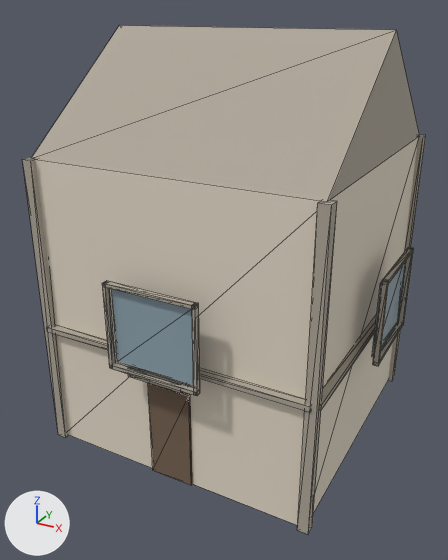
The glTF model public/buildings/lot_1x1.glb as it was, and as the next commit left it.
Camera for both pictures: a 50 mm lens placed at (9.73, -9.34, 9.89), pointed at (3.09, 2.72, 3.86). Every picture has the same lights, and +X, +Y and +Z are marked at lower left. The older version comes first. Mesh edges are drawn as thin lines. Vertices at exactly the same position are counted once.

In view in the first picture: 'lot_1x1'.
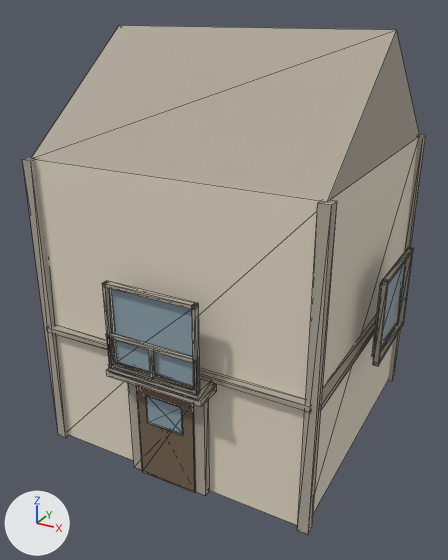
Boxes [x1, y1, x2, y2] around the edits, measured in the pictures (448 x 560 px):
part 1 of me_lot_1x1, added
    after: [128, 383, 210, 496]
part 2 of me_lot_1x1, added
    after: [106, 368, 217, 407]
part 3 of me_lot_1x1, added
    after: [108, 358, 214, 401]
part 4 of me_lot_1x1, added
    after: [106, 333, 200, 364]
part 5 of me_lot_1x1, added
    after: [149, 350, 155, 378]
part 6 of me_lot_1x1, added
    after: [194, 363, 199, 392]
part 7 of me_lot_1x1, added (brown)
    after: [136, 385, 196, 493]
part 8 of me_lot_1x1, added
    after: [146, 395, 183, 435]
part 9 of me_lot_1x1, deleted (brown)
    before: [148, 383, 192, 485]
part 10 of me_lot_1x1, deleted
    before: [128, 366, 190, 393]

The change in detail:
me_lot_1x1 is used by ob_lot_1x1; location (0.0, 0.0, 0.0).
me_lot_1x1 had 250 vertices, 378 faces and spanned x -0.62..7.12, y -0.62..7.12, z 0.0..9.5.
me_lot_1x1 now has 306 vertices, 462 faces and spans x -0.62..7.12, y -0.62..7.12, z 0.0..9.5.
me_lot_1x1 part 1: a new loose piece, a box spanning x 2.28..4.22, y -0.18..0.0, z 0.0..2.7, in mat_lot_1x1_trim (grey #afa799).
me_lot_1x1 part 2: a new loose piece, a box spanning x 2.08..4.42, y -0.62..0.0, z 2.7..2.85, in mat_lot_1x1_trim (grey #afa799).
me_lot_1x1 part 3: a new loose piece, a box spanning x 2.15..4.35, y -0.62..0.0, z 2.8..3.0, in mat_lot_1x1_trim (grey #afa799).
me_lot_1x1 part 4: a new loose piece, a box spanning x 2.15..4.35, y -0.62..-0.54, z 3.65..3.73, in mat_lot_1x1_trim (grey #afa799).
me_lot_1x1 part 5: a new loose piece, a box spanning x 3.215..3.285, y -0.62..-0.54, z 3.0..3.65, in mat_lot_1x1_trim (grey #afa799).
me_lot_1x1 part 6: a new loose piece, a box spanning x 4.265..4.335, y -0.62..-0.54, z 3.0..3.65, in mat_lot_1x1_trim (grey #afa799).
me_lot_1x1 part 7: a new loose piece, a box spanning x 2.535..3.965, y -0.22..-0.18, z 0.0..2.4, in mat_lot_1x1_door (brown #766150).
me_lot_1x1 part 8: a new loose piece, a box spanning x 2.795..3.705, y -0.25..-0.22, z 1.5..2.2, in mat_lot_1x1_glass (greyish blue #90a6b1).
me_lot_1x1 part 9: the loose piece of 8 vertices spanning x 2.73..3.77, y -0.06..0.0, z 0.0..2.4 is deleted.
me_lot_1x1 part 10: the loose piece of 8 vertices spanning x 2.6..3.9, y -0.55..-0.1, z 2.8..3.0 is deleted.
Other edits to the shape of me_lot_1x1 do not show in these pictures.
